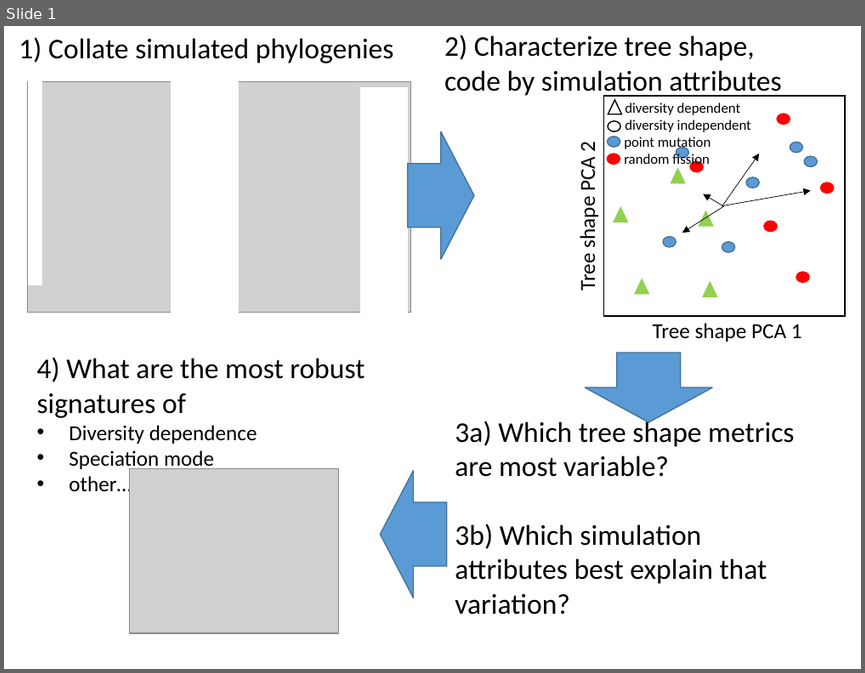
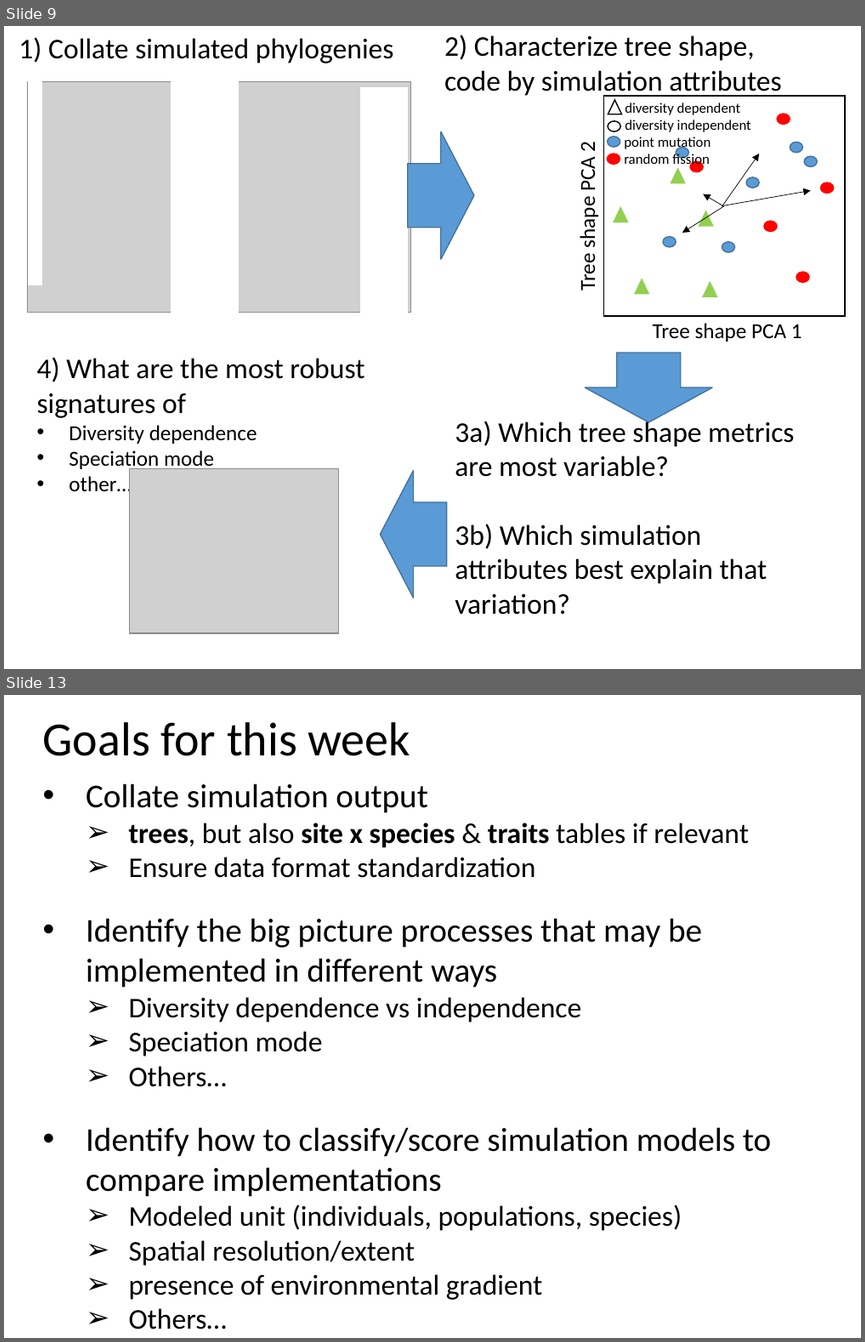
Before and after one commit to sELDIG/SimulationStudy, a slide deck: simulation_output_comparison.pptx. Shown one above the other, each under a label of ours: slide 1 before the commit, slides 9 and 13 after it; the slides between them are not shown. The pictures are 865x673 and 865x1342 pixels, drawn with LibreOffice and Linux fonts; fonts in the diff are those of the drawing; grey boxes stand for pictures. Boxes give left, top, right and bottom in pixels: in the first picture for what was removed or moved away, otherwise in the second. Text is boxed around its words. In the diff, an @@ line names an element or a change of style, - is before the commit and + after.

```diff
--- a/simulation_output_comparison.pptx
+++ b/simulation_output_comparison.pptx
@@ slide 13 added at [4,695,861,1338], background #FFFFFF @@
@@ text added at [43,722,411,756], 40 pt, text #000000 @@
+Goals for this week
@@ text added at [86,783,771,1329], 24 pt, text #000000 @@
+• Collate simulation output
+  ➢ trees, but also site x species & traits tables if relevant
+  ➢ Ensure data format standardization
+• Identify the big picture processes that may be implemented in different ways
+  ➢ Diversity dependence vs independence
+  ➢ Speciation mode
+  ➢ Others…
+• Identify how to classify/score simulation models to compare implementations
+  ➢ Modeled unit (individuals, populations, species)
+  ➢ Spatial resolution/extent
+  ➢ presence of environmental gradient
+  ➢ Others…
@@ what was slide 1 is now slide 9 @@
```
Also in this commit, not shown: 12 other slides added.
